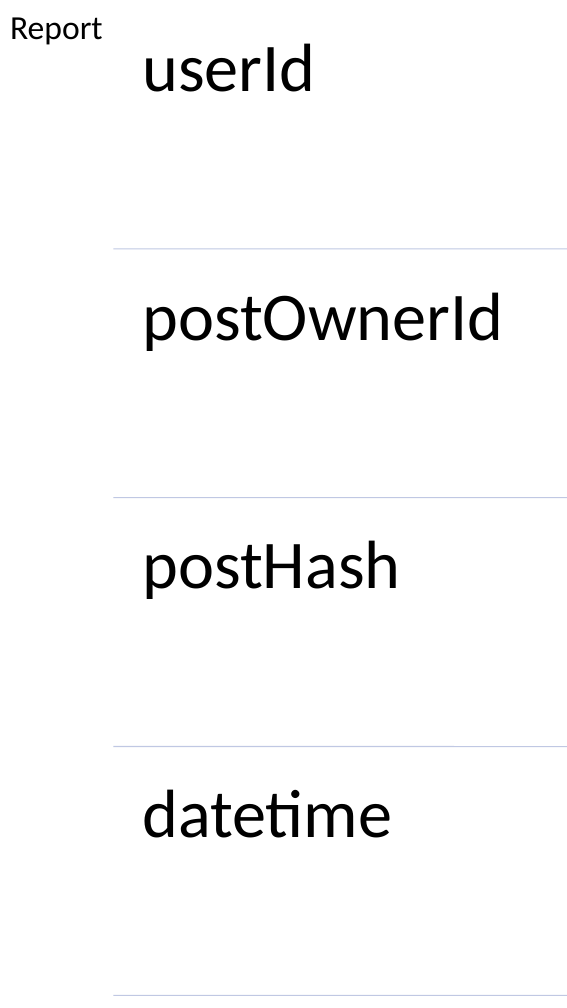
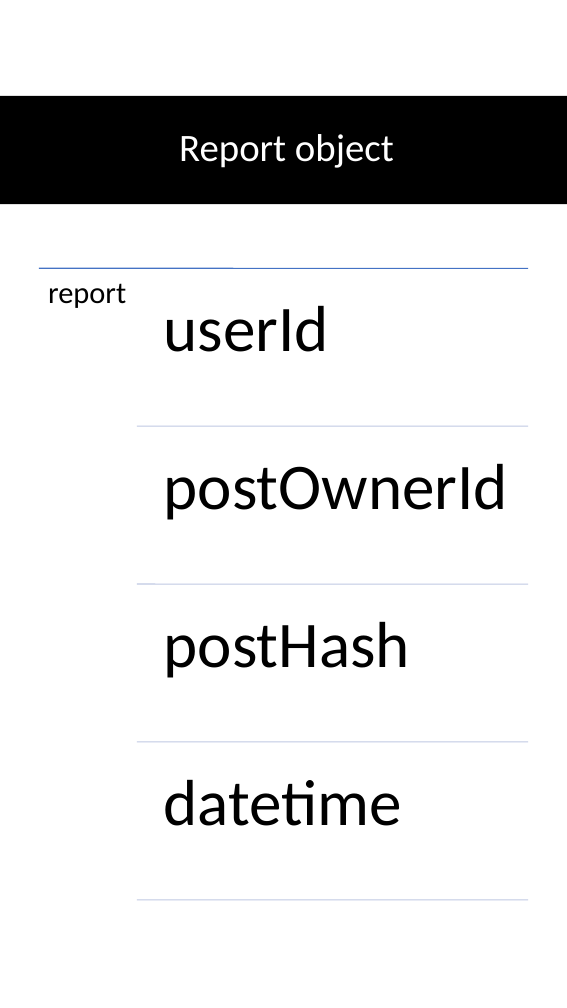
Before and after one commit to jm55/CCAPDEV-MCO, a slide deck: slide 10 of Documentation/MCO Design.pptx (slide 9 before the commit). Drawn at 567x1008 pixels with LibreOffice and Linux fonts; fonts in the diff are those of the drawing. Boxes give left, top, right and bottom in pixels: in the first picture for what was removed or moved away, otherwise in the second. Text is boxed around its words. In the diff, an @@ line names an element or a change of style, - is before the commit and + after.

```diff
--- a/Documentation/MCO Design.pptx
+++ b/Documentation/MCO Design.pptx
@@ rectangle added at (0, 96, 567, 204), fill #000000 @@
@@ title added at (179, 134, 394, 168), 37 pt, text #FFFFFF @@
+Report object
@@ line moved from (113, 249) - (567, 249) to (39, 268) - (528, 268) @@
@@ line (39, 268) - (528, 268): stroke #C1C9E4 1 pt to #4472C4 1 pt @@
@@ text at (48, 283, 126, 308): text changed; size 32 to 29 pt @@
-Report
+report
@@ size 65 to 62 pt; less space between paragraphs in 4 elements at (164, 621, 410, 678), (164, 779, 403, 826), (164, 463, 508, 520), (164, 305, 329, 352) @@
@@ text "userId": place and size @@
-text "userId" at (142, 43, 315, 92)
+text "userId" at (164, 305, 329, 352)
@@ line moved from (113, 497) - (567, 497) to (137, 426) - (528, 426) @@
@@ text "postOwnerId": place and size @@
-text "postOwnerId" at (142, 292, 503, 351)
+text "postOwnerId" at (164, 463, 508, 520)
@@ line added from (137, 584) to (528, 584), #C1C9E4 1 pt @@
@@ text "postHash": place and size @@
-text "postHash" at (142, 540, 400, 599)
+text "postHash" at (164, 621, 410, 678)
@@ line moved from (113, 746) - (567, 746) to (137, 742) - (528, 742) @@
@@ text "datetime": place and size @@
-text "datetime" at (142, 789, 392, 838)
+text "datetime" at (164, 779, 403, 826)
@@ line moved from (113, 996) - (567, 996) to (137, 900) - (528, 900) @@
```
Also in this commit, not shown: 7 other slides changed, 6 slides added, 1 slide removed, 13 other files.
